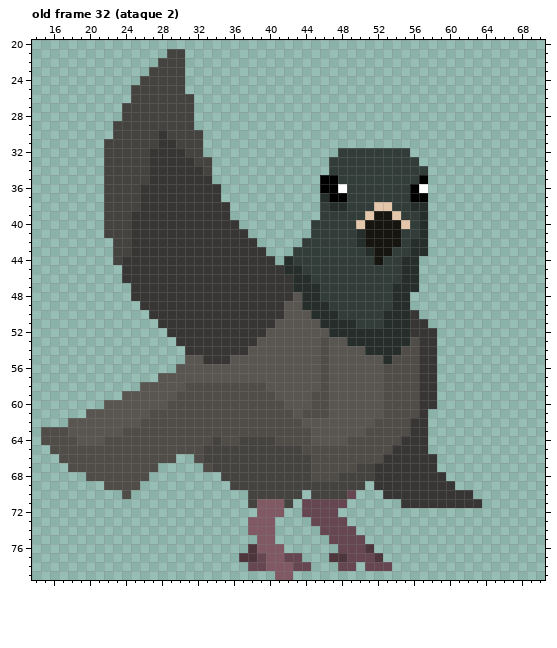
A pixel-art file gets an edit: Assets/Sprites/Characters/Enemies/Pigeons/Standard/Pigeon.aseprite. The picture above was drawn from the file before the commit.
80x80 pixels, 35 frames. Colours within 5 levels of each other are drawn and written as one. Shown: old frame 32 (ataque 2): x 14..70, y 20..79. The commit also changed other frames, which this record leaves out.
New version:
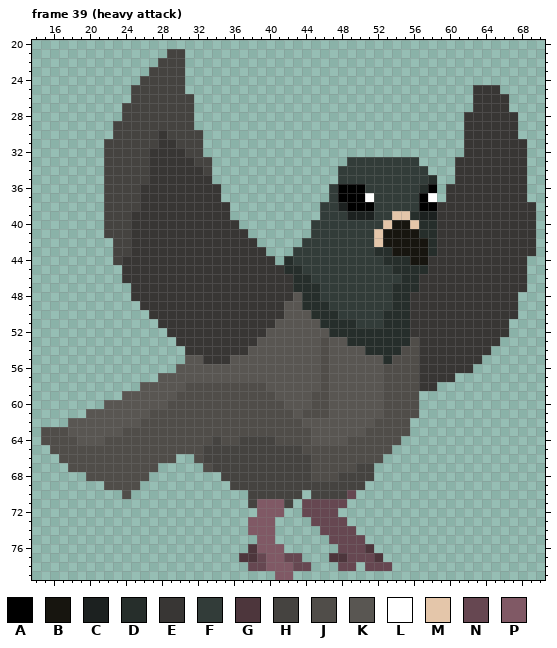
Palette (. is transparent): A #000000  B #17150f  C #1c2120  D #262e2b  E #383634  F #323c39  G #4d363c  H #454340  J #504d49  K #595652  L #ffffff  M #e4c6aa  N #664751  P #805965
A new or re-ordered frame is compared with the old frame closest to it.
The exact change:
frames 35 -> 54
Frame 39 (heavy attack) is new; against old frame 32 (ataque 2), layers "corpo", "asa atras":
y 25: x 63..65 ... -> EEE
y 26..27: x 63..66 .... -> EEEE
y 28..30: x 62..67 ...... -> EEEEEE
y 31: x 62..68 ....... -> EEEEEEE
y 32: x 48..55 FFFFFFFF -> ........; x 62..68 ....... -> EEEEEEE
y 33: x 47..48 FF -> ..; x 61..68 ........ -> EEEEEEEE
y 34: x 47 F -> .; x 61..68 ........ -> EEEEEEEE
y 35: x 46..47 AA -> ..; x 57..58 A. -> FD; x 61..68 ........ -> EEEEEEEE
y 36: x 46..50 AALFF -> .FAAA; x 56..58 AL. -> FDA; x 60..68 ......... -> EEEEEEEEE
y 37: x 46..47 DA -> .F; x 49..51 FFF -> AAL; x 56 A -> F; x 58 . -> L; x 60..68 ......... -> EEEEEEEEE
y 38: x 47..53 DDFFFMM -> FCAAAFF; x 56..69 DD............ -> FAAEEEEEEEEEEE
y 39: x 49..53 FFMBB -> CCCFF; x 55..69 FFD............ -> MDCCEEEEEEEEEEE
y 40: x 50..53 MBBB -> FFFM; x 55..56 MF -> BM; x 58..69 ............ -> DEEEEEEEEEEE
y 41: x 50..52 DBB -> FFM; x 55..56 FF -> BB; x 58..69 ............ -> DEEEEEEEEEEE
y 42: x 50..52 DBB -> FFM; x 55..69 FDD............ -> BBBDEEEEEEEEEEE
y 43: x 51..69 DBBFFDD............ -> FDDBBBBDEEEEEEEEEEE
y 44: x 52..54 BFF -> FDD; x 56..68 D............ -> BBEEEEEEEEEEE
y 45: x 54 F -> D; x 57..68 ............ -> DEEEEEEEEEEE
y 46..47: x 57..68 ............ -> EEEEEEEEEEEE
y 48..49: x 56..67 ............ -> EEEEEEEEEEEE
y 50: x 57..67 ........... -> EEEEEEEEEEE
y 51: x 58..66 ......... -> EEEEEEEEE
y 52: x 59..66 ........ -> EEEEEEEE
y 53: x 59..65 ....... -> EEEEEEE
y 54: x 59..64 ...... -> EEEEEE
y 55: x 59..63 ..... -> EEEEE
y 56: x 59..62 .... -> EEEE
y 57: x 59..60 .. -> EE
y 59..60: x 57..58 EE -> ..
y 61: x 57 E -> .
y 62..63: x 56..57 EE -> ..
y 64: x 55..57 EEE -> ...
y 65: x 54..57 EEEE -> ....
y 66: x 53..58 EEEEEE -> ......
y 67: x 52..58 EEEEEEE -> .......
y 68: x 52..59 EEEEEEEE -> ........
y 69: x 52..60 EEEEEEEEE -> .........
y 70: x 53..62 EEEEEEEEEE -> ..........
y 71: x 55..63 EEEEEEEEE -> .........
Pixel boxes of the changes (left, top, right, bottom) in both pictures:
changed: (320, 85, 536, 508)
